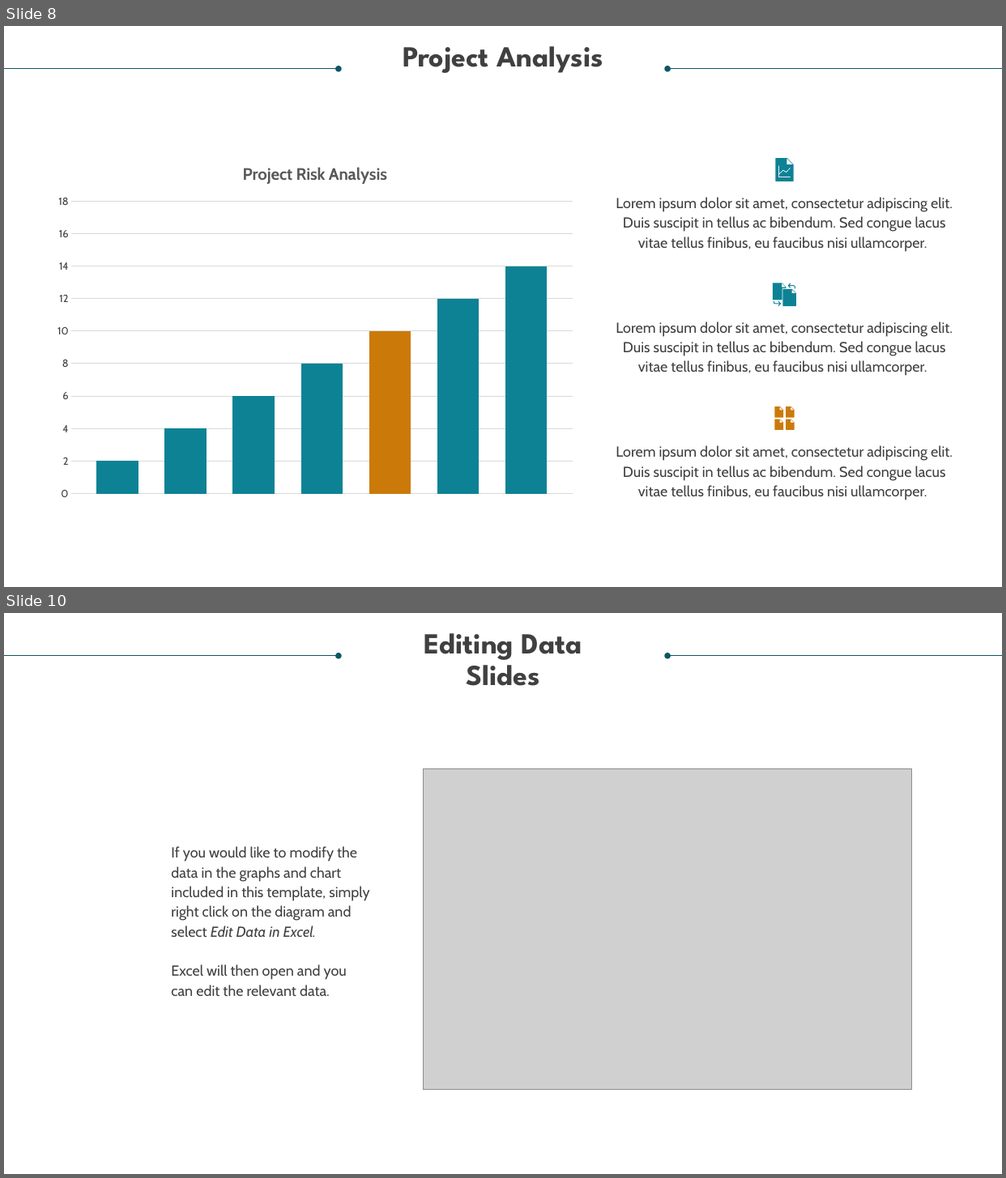
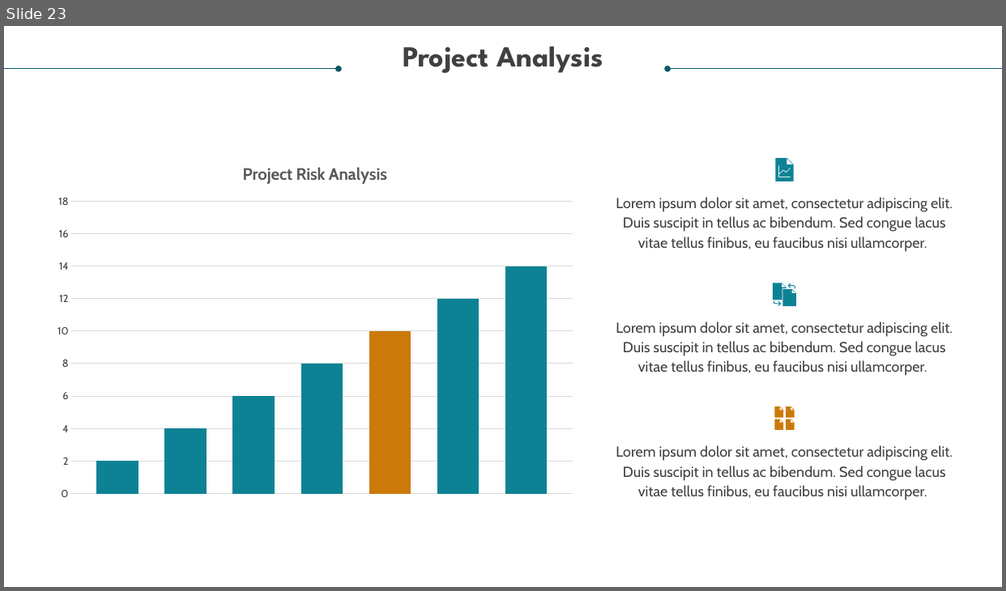
Before and after one commit to KristianSHamilton/CovidVaccinationInCalifornia, a slide deck: Project_1_presentation.pptx. Shown one above the other, each under a label of ours: slides 8 and 10 before the commit, slide 23 after it; the slides between them are not shown. The pictures are 1006x1178 and 1006x591 pixels, drawn with LibreOffice and Linux fonts; fonts in the diff are those of the drawing; grey boxes stand for pictures. Boxes give left, top, right and bottom in pixels: in the first picture for what was removed or moved away, otherwise in the second. Text is boxed around its words. In the diff, an @@ line names an element or a change of style, - is before the commit and + after.

Commit message:
presentation update

```diff
--- a/Project_1_presentation.pptx
+++ b/Project_1_presentation.pptx
@@ slide 10 removed at <box>4,613,1002,1174</box>, background #FFFFFF @@
@@ text removed at <box>424,633,582,686</box> @@
-Editing Data
-Slides
@@ arrow removed from (4, 656) to (339, 656) @@
@@ arrow removed from (1002, 656) to (667, 656) @@
@@ picture removed at <box>424,769,911,1090</box> @@
@@ text removed at <box>171,846,369,996</box> @@
-If you would like to modify the data in the graphs and chart included in this template, simply right click on the diagram and select Edit Data in Excel.
-Excel will then open and you can edit the relevant data.
@@ what was slide 8 is now slide 23 @@
```
Also in this commit, not shown: 2 slides changed, 32 slides added.
